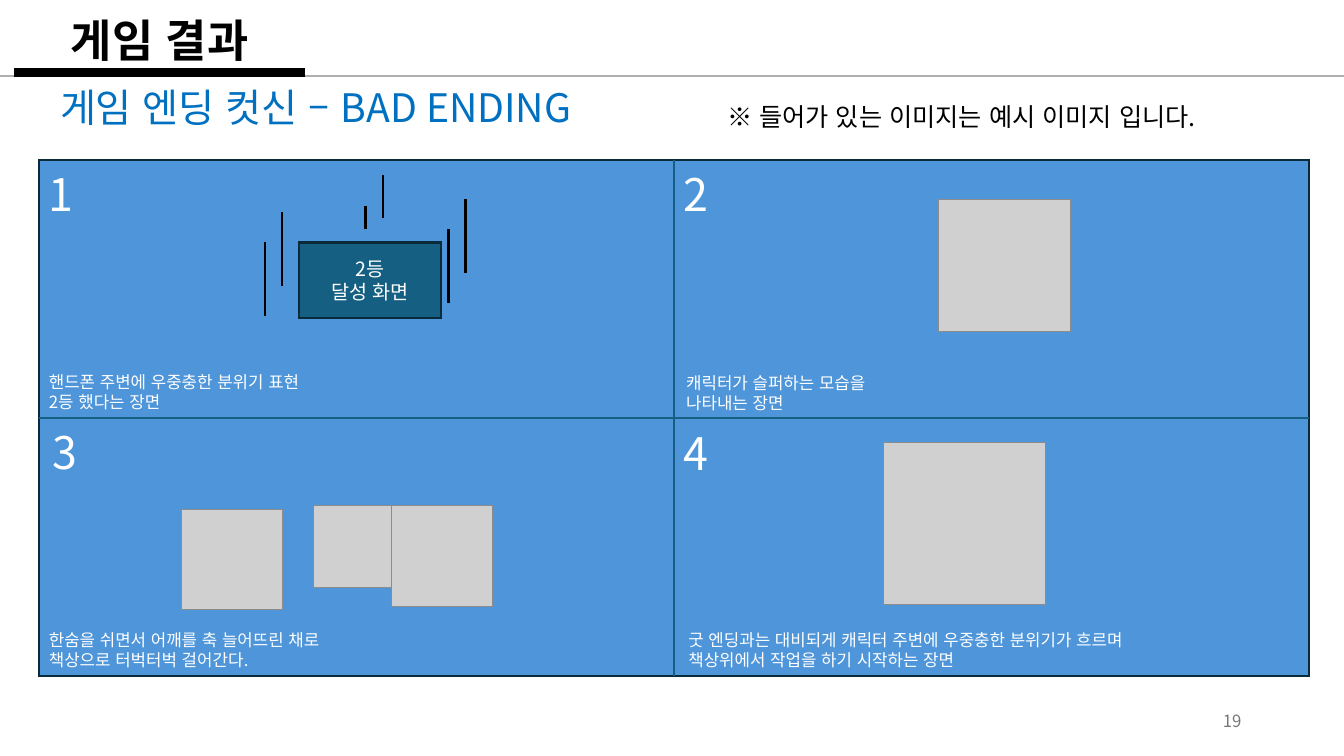
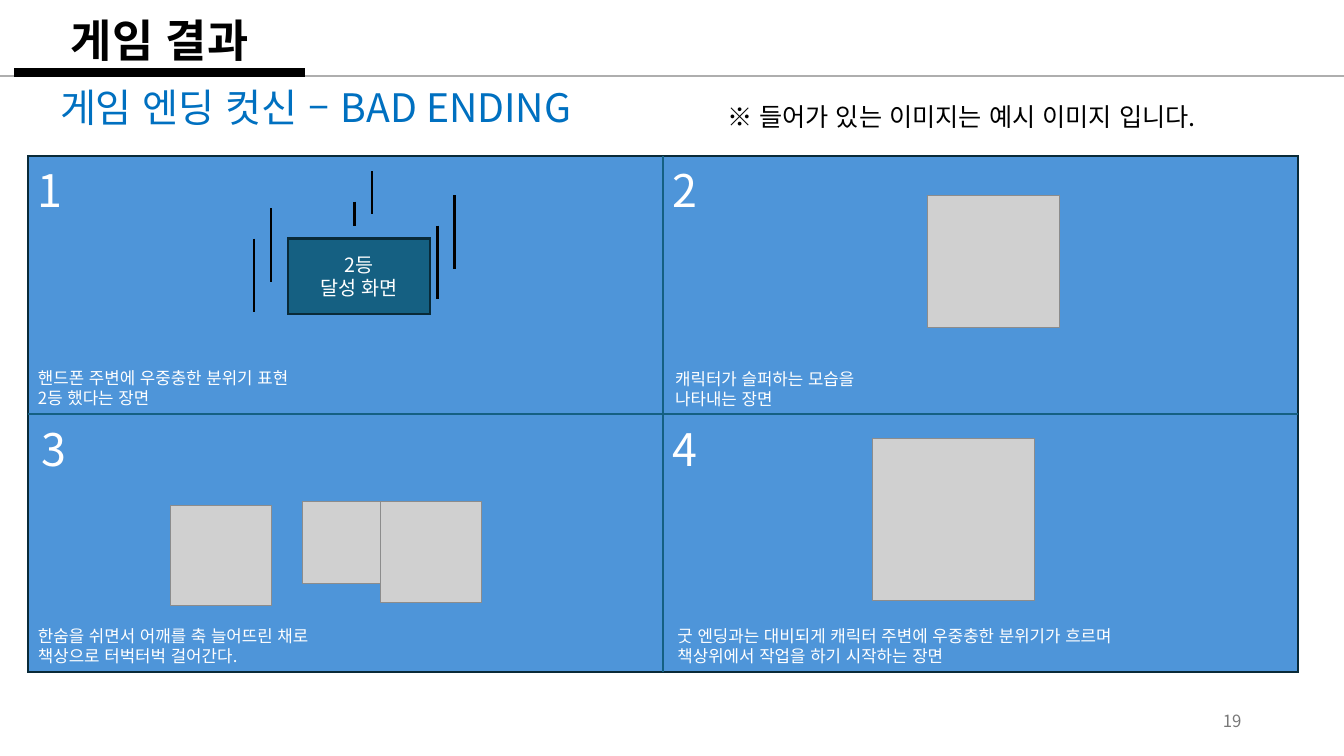
Before and after one commit to weariness00/Mandle_10Minute_Game, a slide deck: slide 19 of document/Please Leave me alone!.pptx. Drawn at 1344x756 pixels with LibreOffice and Linux fonts; fonts in the diff are those of the drawing; grey boxes stand for pictures. Boxes give left, top, right and bottom in pixels: in the first picture for what was removed or moved away, otherwise in the second. Text is boxed around its words. In the diff, an @@ line names an element or a change of style, - is before the commit and + after.

```diff
--- a/document/Please Leave me alone!.pptx
+++ b/document/Please Leave me alone!.pptx
@@ 8 texts, 8 lines, 5 pictures, 2 rectangles: place and size @@
-8 texts, 8 lines, 5 pictures, 2 rectangles at (39, 160, 1310, 677)
+8 texts, 8 lines, 5 pictures, 2 rectangles at (28, 156, 1299, 673)
```
Also in this commit, not shown: 2 other files.
